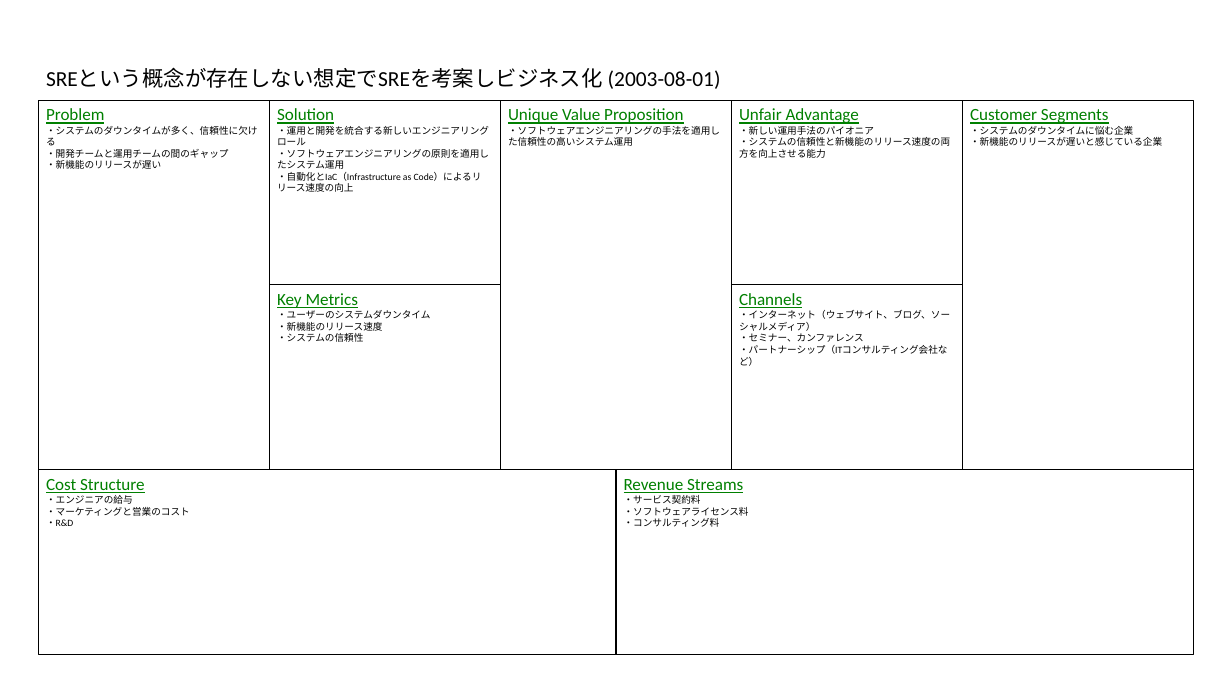
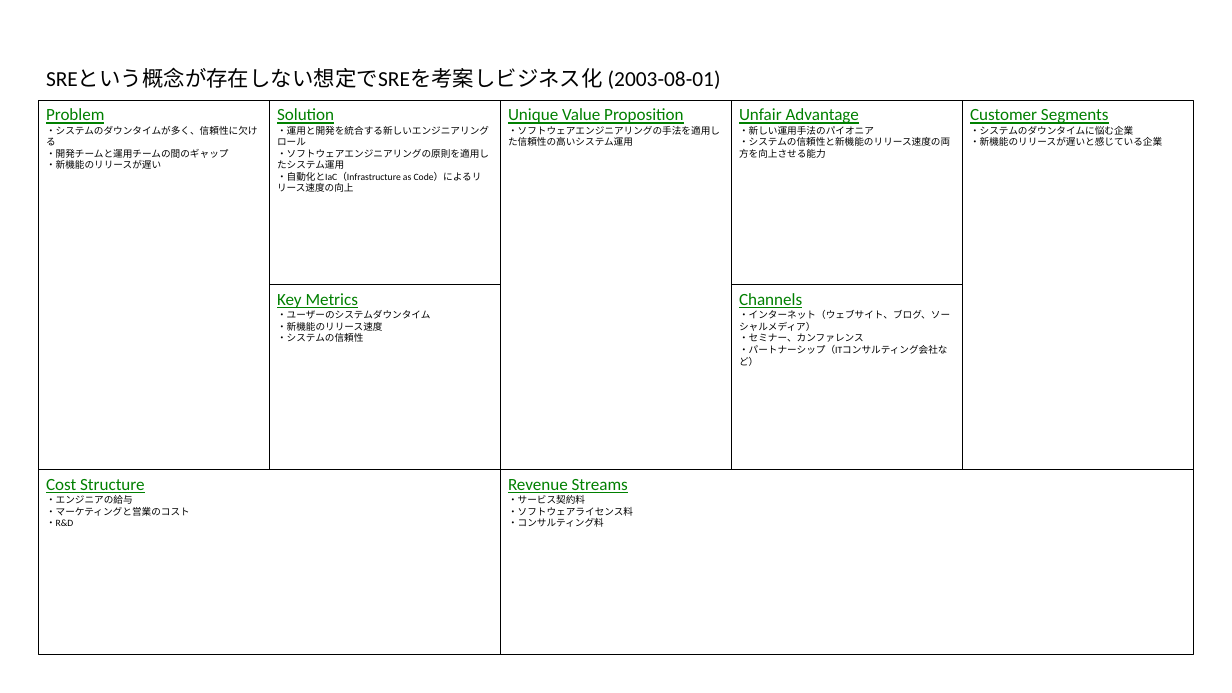
Before and after one commit to t0m0h1r0/LeanCanvas, a slide deck: slide 8 of sample.pptx. Drawn at 1232x693 pixels with LibreOffice and Linux fonts; fonts in the diff are those of the drawing. Boxes give left, top, right and bottom in pixels: in the first picture for what was removed or moved away, otherwise in the second. Text is boxed around its words. In the diff, an @@ line names an element or a change of style, - is before the commit and + after.

```diff
--- a/sample.pptx
+++ b/sample.pptx
@@ rectangle "Cost Structure": place and size @@
-rectangle "Cost Structure" at box(38, 470, 616, 654)
+rectangle "Cost Structure" at box(38, 470, 500, 654)
@@ rectangle "Revenue Streams": place and size @@
-rectangle "Revenue Streams" at box(616, 470, 1194, 654)
+rectangle "Revenue Streams" at box(500, 470, 1194, 654)
```
Also in this commit, not shown: 7 other slides changed, 2 other files.
